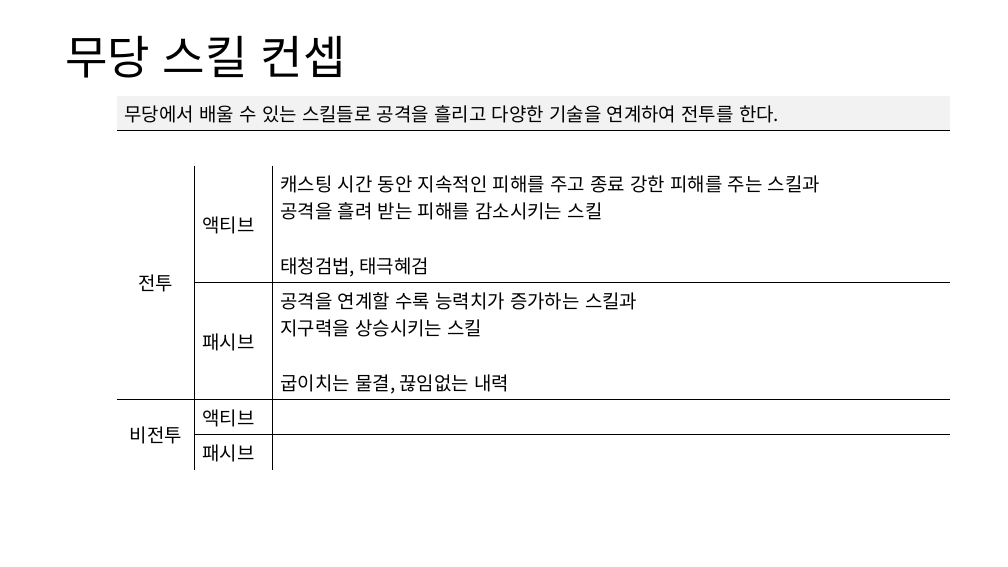
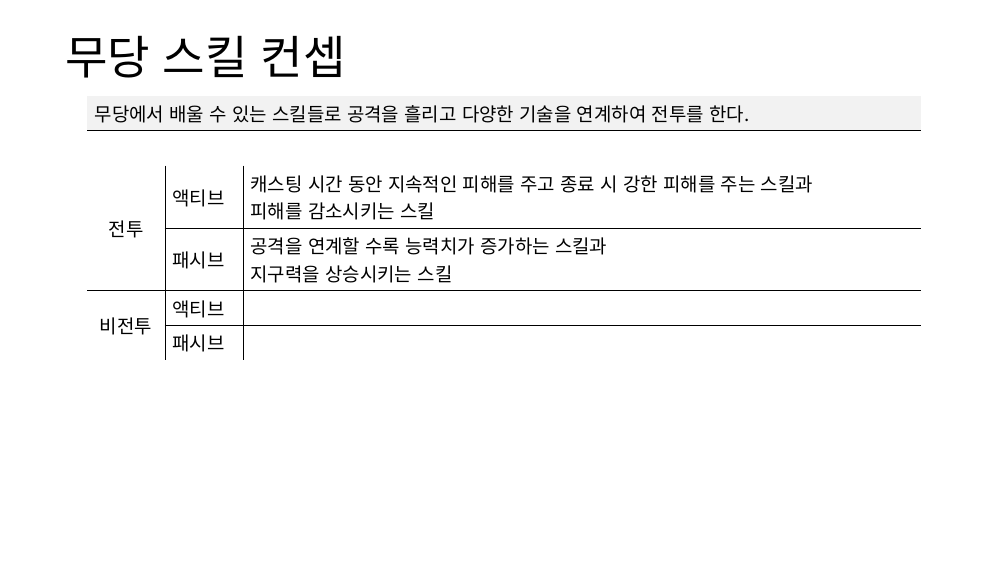
Before and after one commit to yjk0401/unityenginebasic_9th, a slide deck: slide 8 of 기획/방랑엽사전/스킬 기획서.pptx. Drawn at 1008x567 pixels with LibreOffice and Linux fonts; fonts in the diff are those of the drawing. Boxes give left, top, right and bottom in pixels: in the first picture for what was removed or moved away, otherwise in the second. Text is boxed around its words. In the diff, an @@ line names an element or a change of style, - is before the commit and + after.

```diff
--- a/기획/방랑엽사전/스킬 기획서.pptx
+++ b/기획/방랑엽사전/스킬 기획서.pptx
@@ table at (87, 96, 920, 356) @@
-row 3, column 3: 캐스팅 시간 동안 지속적인 피해를 주고 종료 강한 피해를 주는 스킬과 / 공격을 흘려 받는 피해를 감소시키는 스킬 / 태청검법, 태극혜검
+row 3, column 3: 캐스팅 시간 동안 지속적인 피해를 주고 종료 시 강한 피해를 주는 스킬과 / 피해를 감소시키는 스킬
-row 4, column 3: 공격을 연계할 수록 능력치가 증가하는 스킬과 / 지구력을 상승시키는 스킬 / 굽이치는 물결, 끊임없는 내력
+row 4, column 3: 공격을 연계할 수록 능력치가 증가하는 스킬과 / 지구력을 상승시키는 스킬
@@ table: place and size @@
-table at (117, 96, 951, 466)
+table at (87, 96, 920, 356)
```
Also in this commit, not shown: 14 other slides changed, 4 slides added, 3 other files.
